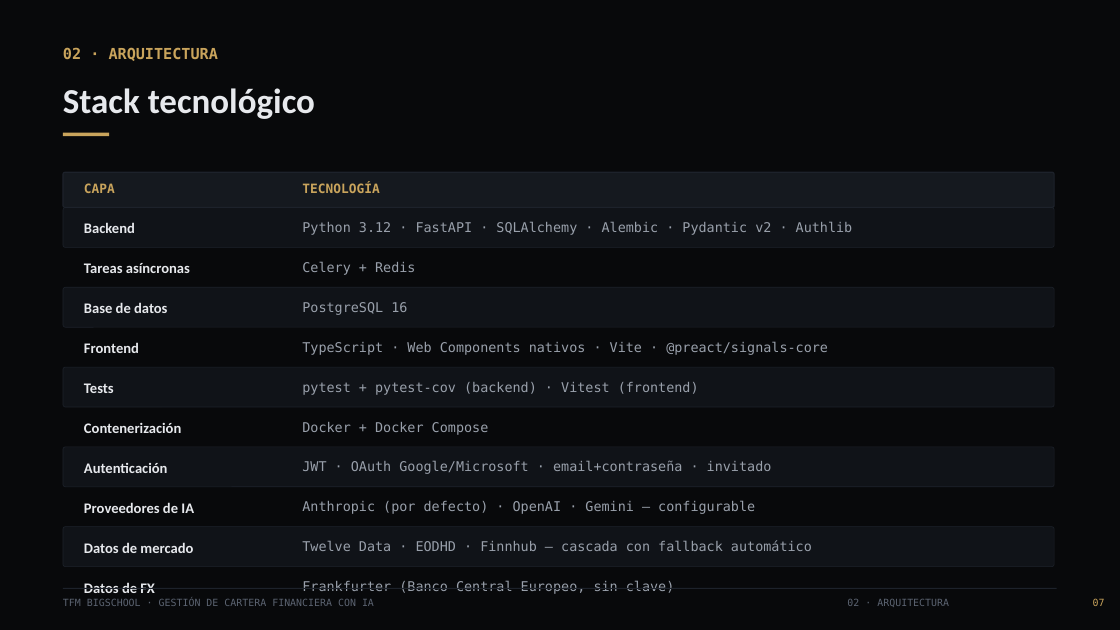
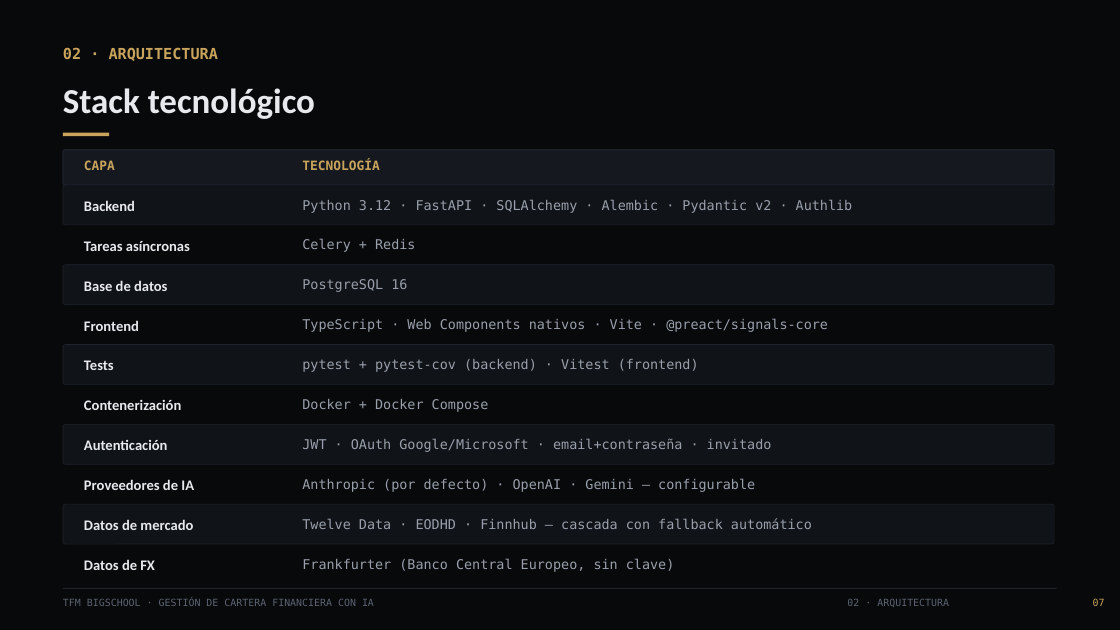
Before and after one commit to romercepeda/TFM_BigSchool, a slide deck: slide 8 of presentacion/TFM_BigSchool_Presentacion.pptx. Drawn at 1120x630 pixels with LibreOffice and Linux fonts; fonts in the diff are those of the drawing. Boxes give left, top, right and bottom in pixels: in the first picture for what was removed or moved away, otherwise in the second. Text is boxed around its words. In the diff, an @@ line names an element or a change of style, - is before the commit and + after.

```diff
--- a/presentacion/TFM_BigSchool_Presentacion.pptx
+++ b/presentacion/TFM_BigSchool_Presentacion.pptx
@@ 14 texts, 2 rounded rectangles: place and size @@
-14 texts, 2 rounded rectangles at box(63, 172, 1054, 594)
+14 texts, 2 rounded rectangles at box(63, 150, 1054, 572)
@@ 8 texts, 4 rounded rectangles: place and size @@
-8 texts, 4 rounded rectangles at box(63, 182, 1054, 566)
+8 texts, 4 rounded rectangles at box(63, 160, 1054, 544)
```
Also in this commit, not shown: 12 other slides changed, 27 other files.
